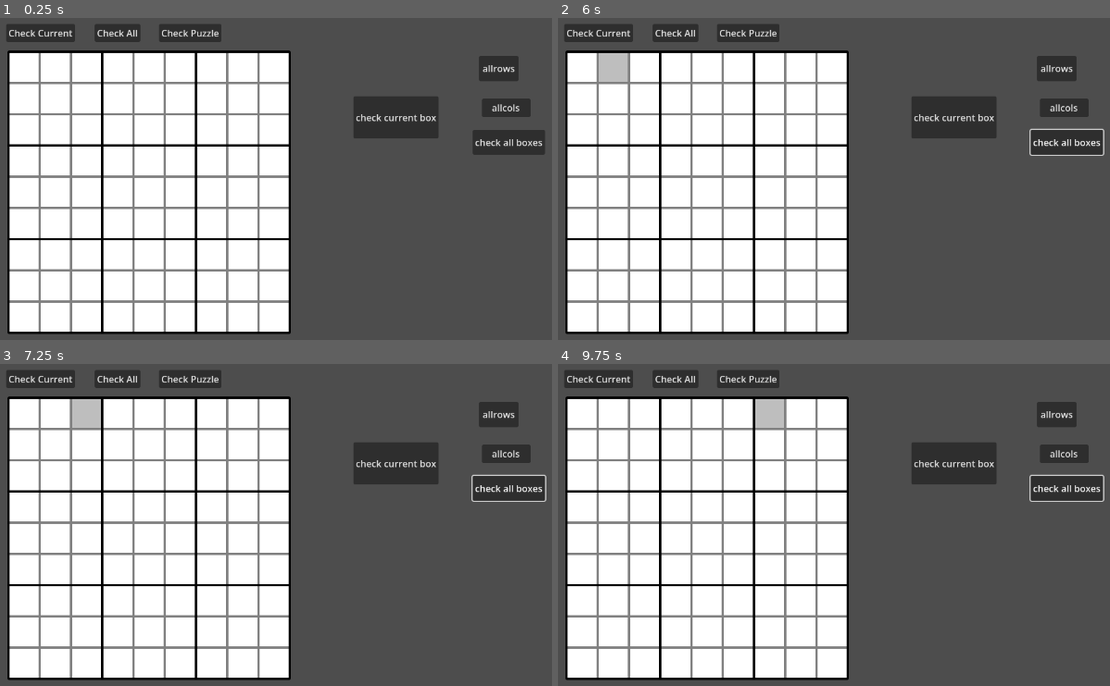
Above: before the commit, frames 1-4 (two rows, left to right).
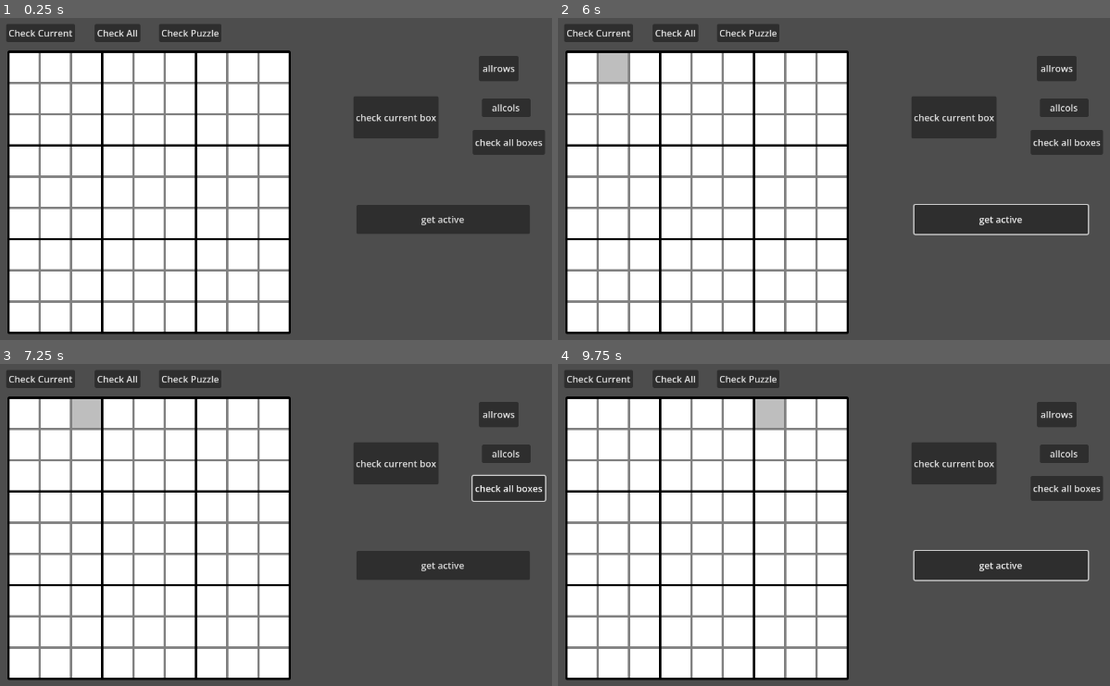
Above: after the commit, the same moments.

Repository: Convy32/Serengeti-Sudoku
Game: Godot game, scene res://game.tscn
Two runs of this game, one before a commit and one after it. Both use one fixed random seed, a clock stepped at 60 frames per second and the inputs below.
Inputs (mouse positions are in pixels of both pictures, inside the frame that each line leads up to):
- Up to frame 1 (0.25 s): no input
- Up to frame 2 (6 s): click "Check Puzzle" at 0.5 s; click "allrows" at 1.25 s; click (999, 220) at 2 s, where only the run after the commit has a clickable "get active"; click "check current box" at 2.75 s; click "check all boxes" at 3.5 s; click "allcols" at 4.25 s; tap Enter at 5 s; move the mouse to (580, 66) at 5.02 s; hold Right 5.03-5.78 s; tap Alt at 5.1 s; click (580, 66) at 5.17 s; tap Space at 5.75 s; move the mouse to (613, 66) at 5.77 s; hold Down from 5.78 s (still down); tap Shift at 5.85 s; click (613, 66) at 5.92 s
- Up to frame 3 (7.25 s): tap Enter at 6.5 s; move the mouse to (88, 412) at 6.52 s; release Down at 6.53 s; hold Right from 6.53 s (still down); tap Alt at 6.6 s; click (88, 412) at 6.67 s
- Up to frame 4 (9.75 s): tap Space at 7.25, 8.75 s; move the mouse to (673, 412) at 7.27 s; release Right at 7.28 s; hold Up 7.28-8.03 s; tap Shift at 7.35, 8.85 s; click (673, 412) at 7.42 s; tap Enter at 8 s; move the mouse to (707, 412) at 8.02 s; hold Left 8.03-9.53 s; tap Alt at 8.1, 9.6 s; click (707, 412) at 8.17 s; move the mouse to (740, 412) at 8.77 s; click (740, 412) at 8.92 s; move the mouse to (767, 412) at 9.52 s; hold Down from 9.53 s (still down); click (767, 412) at 9.67 s

The runs differ from the first frame. In frame 1, 2.8% of the frame differs, in the area x 64-96%, y 58-67%; in frame 2, 3.3%, in the area x 64-99%, y 34-68%; in frame 3, 2.8%; in frame 4, 3.3%.

Commit message:
Check Puzzle and active space functions

Diff:
--- a/sudoku/game.tscn
+++ b/sudoku/game.tscn
@@ -122,7 +122,16 @@
 offset_bottom = 269.0
 text = "allcols"
 
+[node name="getactive" type="Button" parent="." unique_id=1910207439]
+layout_mode = 0
+offset_left = 734.0
+offset_top = 421.0
+offset_right = 1034.0
+offset_bottom = 471.0
+text = "get active"
+
 [connection signal="pressed" from="CheckBoxes" to="." method="check_all_boxes"]
 [connection signal="pressed" from="Check Puzzle" to="." method="check_puzzle"]
 [connection signal="pressed" from="Button" to="." method="check_all_rows"]
 [connection signal="pressed" from="Button2" to="." method="check_all_columns"]
+[connection signal="pressed" from="getactive" to="." method="test_as"]
--- a/sudoku/grid_container.gd
+++ b/sudoku/grid_container.gd
@@ -2,7 +2,6 @@
 
 const GRID_SIZE = 9
 
-# Called when the node enters the scene tree for the first time.
 func _ready() -> void:
 	columns = GRID_SIZE
 	for i in range(GRID_SIZE):
--- a/sudoku/grid_space.gd
+++ b/sudoku/grid_space.gd
@@ -15,10 +15,6 @@
 	label.size = Vector2(50, 50)
 	label.horizontal_alignment = HORIZONTAL_ALIGNMENT_CENTER
 	label.vertical_alignment = VERTICAL_ALIGNMENT_CENTER
-
-
-
-
 
 func _gui_input(event: InputEvent) -> void:
 	if event is InputEventMouseButton:
--- a/sudoku/main.gd
+++ b/sudoku/main.gd
@@ -1,4 +1,8 @@
 extends Control
+
+var healthmode = false #will be used later for difficult levels, where you take
+						#damage if you check incorrectly
+var health = 3 #used for above
 
 func check_spaces(spaces: Array):
 	var result = true
@@ -19,6 +23,25 @@
 			s.color = Color(0.6, 0, 0, 0.75)
 
 	return result
+
+func get_active_space() -> int:
+	var space_active
+
+	for s in range($GridContainer.get_child_count()): #get amount of spaces (s)
+		var space = $GridContainer.get_child(s)
+		if space.active:
+			return s #return the useable space id (0-80)
+	return -1 #return -1 if there is no active space so it doesnt mess with it
+
+
+func test_as() -> void:
+	var acti
+	acti = get_active_space()
+	print(acti)
+
+
+
+
 
 func check_all_rows() -> void:
 	Globals.all_rows_complete = false
@@ -71,7 +94,16 @@
 	check_all_boxes()
 	check_all_rows()
 	check_all_columns()
+
 	if (Globals.all_boxes_complete
-	 and Globals.all_rows_complete
-	and Globals.all_columns_complete == true):
-		print("yay")
+	and Globals.all_rows_complete
+	and Globals.all_columns_complete):
+		game_win()
+	elif healthmode == true:
+		health -= 1
+
+func game_win():
+	pass
+
+func game_lose():
+	pass
